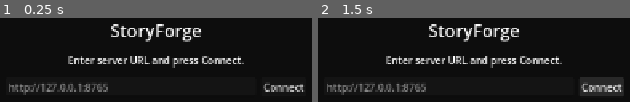
Above: before the commit, frames 1-2 (left to right).
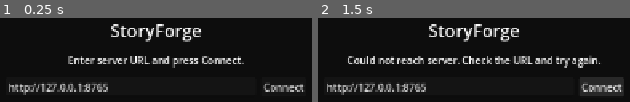
Above: after the commit, the same moments.

Repository: DaRipper91/storyforge
Game: Godot game, scene res://scenes/Boot.tscn
The game is run twice, just before and just after one commit, with the same random seed, the same clock (stepped at 60 frames per second) and the same inputs.
Inputs (mouse positions are in pixels of both pictures, inside the frame that each line leads up to):
- Up to frame 1 (0.25 s): no input
- Up to frame 2 (1.5 s): tap Enter (ui_accept) at 0.5, 0.77 s; move the mouse to (outside the picture) at 0.52 s; tap R at 0.6 s; click (outside the picture) at 0.67 s; click "Connect" at 1.25 s

The runs differ from the first frame. In frame 1, 1.5% of the frame differs, in the area x 2-35%, y 78-92%; in frame 2, 6.5%, in the area x 2-91%, y 44-92%.
Error before the commit: Invalid assignment of property or key 'text' with value of type 'String' on a base object of type 'null instance'. (res://scripts/BootManager.gd:12)

Commit message:
Fix: Build pipeline — BootManager node paths, gitignore Godot cache, auto-connect from launcher
- BootManager.gd: fix @onready paths — nodes are nested inside
  CenterContainer/VBoxContainer, not direct children of Boot
- BootManager.gd: auto-connect when --local-server arg present (set by
  launcher.py) or STORYFORGE_SERVER_URL env var — skips URL prompt when
  launched from StoryForge.exe
- launcher.py: pass --local-server arg to Godot client (packaged and dev)
- godot/export_presets.cfg: add Linux/ARM64 preset (uses editor binary as
  template for local builds; x86_64 presets used by CI)
- .gitignore: exclude godot/.godot/, *.import, *.uid (regenerated from source)
- .github/workflows/build.yml: fix GODOT_VERSION 4.3 → 4.6.2

Local build verified:
  dist/StoryForge       (47MB, ARM64 Python launcher)
  dist/StoryForge_client_arm64  (116MB, Godot + embedded PCK)
  dist/StoryForge_v0.2.0_Linux_arm64.zip  (114MB, complete package)

Co-Authored-By: Claude Sonnet 4.6 <noreply@anthropic.com>

Diff:
--- a/godot/scripts/BootManager.gd
+++ b/godot/scripts/BootManager.gd
@@ -3,22 +3,35 @@
 # Shown before any connection attempt.
 # Lets testers paste an ngrok URL; remembers it via ConfigFile.
 
-@onready var status_label: Label = $Label
-@onready var url_input: LineEdit = $URLBox/URLInput
-@onready var connect_btn: Button = $URLBox/ConnectBtn
+@onready var status_label: Label = $CenterContainer/VBoxContainer/Label
+@onready var url_input: LineEdit = $CenterContainer/VBoxContainer/URLBox/URLInput
+@onready var connect_btn: Button = $CenterContainer/VBoxContainer/URLBox/ConnectBtn
 
 func _ready():
+	PythonClient.connection_status_changed.connect(_on_connection_status)
+	url_input.text_submitted.connect(_on_connect_pressed)
+	connect_btn.pressed.connect(_on_connect_pressed)
+
+	# When launched from the StoryForge.exe launcher the server is already
+	# running locally — skip the URL prompt and connect immediately.
+	var auto_url = OS.get_environment("STORYFORGE_SERVER_URL")
+	if auto_url.is_empty() and _has_local_server_arg():
+		auto_url = PythonClient.DEFAULT_URL
+
+	if not auto_url.is_empty():
+		status_label.text = "Starting…"
+		url_input.text = auto_url
+		PythonClient.start_connection(auto_url)
+		return
+
 	var saved = PythonClient.load_saved_url()
 	url_input.text = saved
 	url_input.placeholder_text = "http://127.0.0.1:8765"
+	status_label.text = "Enter server URL and press Connect."
 
-	PythonClient.connection_status_changed.connect(_on_connection_status)
 
-	# Allow pressing Enter in the URL field to connect
-	url_input.text_submitted.connect(_on_connect_pressed)
-	connect_btn.pressed.connect(_on_connect_pressed)
-
-	status_label.text = "Enter server URL and press Connect."
+func _has_local_server_arg() -> bool:
+	return "--local-server" in OS.get_cmdline_args()
 
 func _on_connect_pressed(_text = "") -> void:
 	var url = url_input.text.strip_edges()
Not shown, changed: godot/export_presets.cfg
Not shown, changed: .github/workflows/build.yml
Not shown, changed: .gitignore
Not shown, changed: src/storyforge/launcher.py
